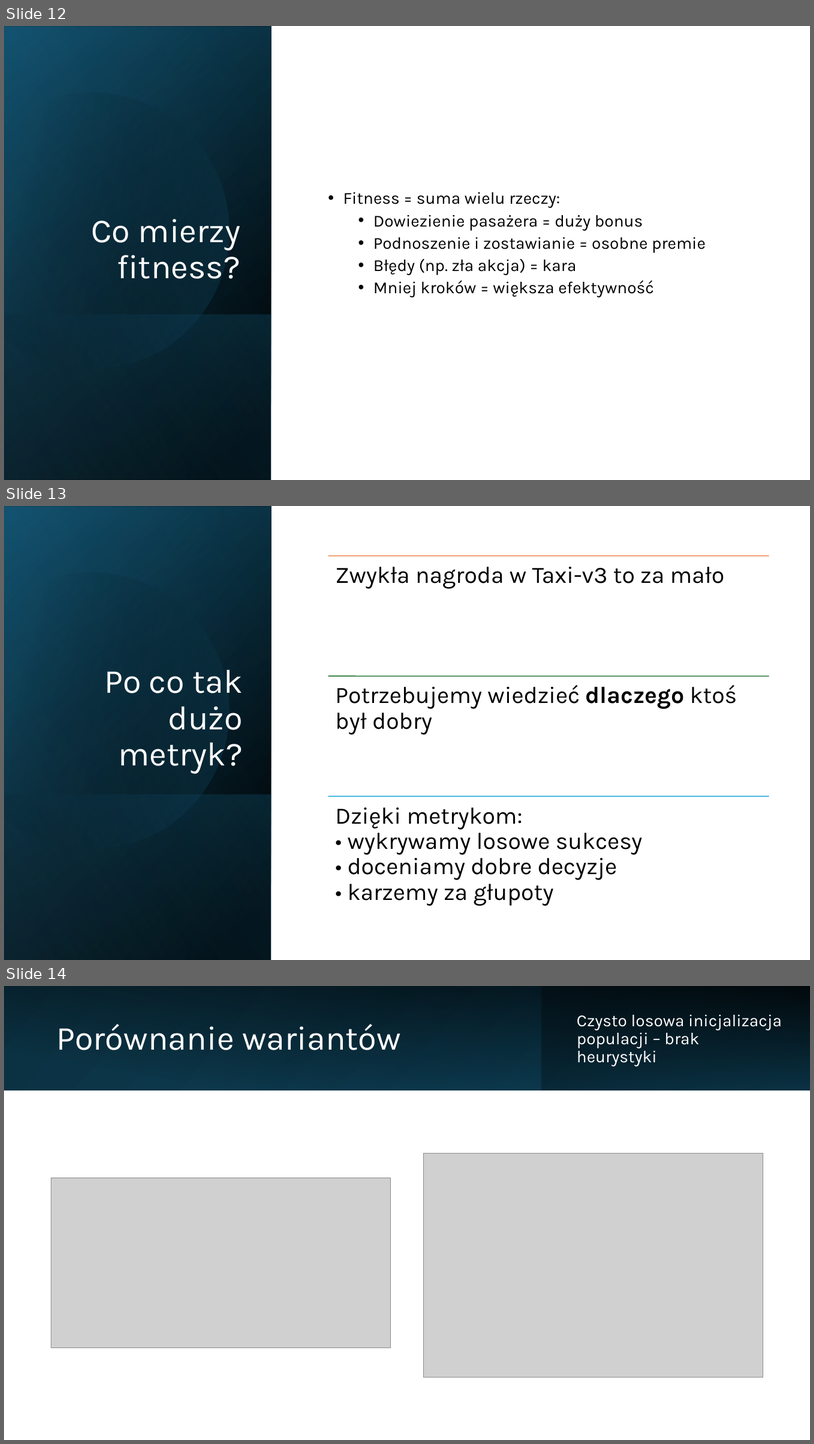
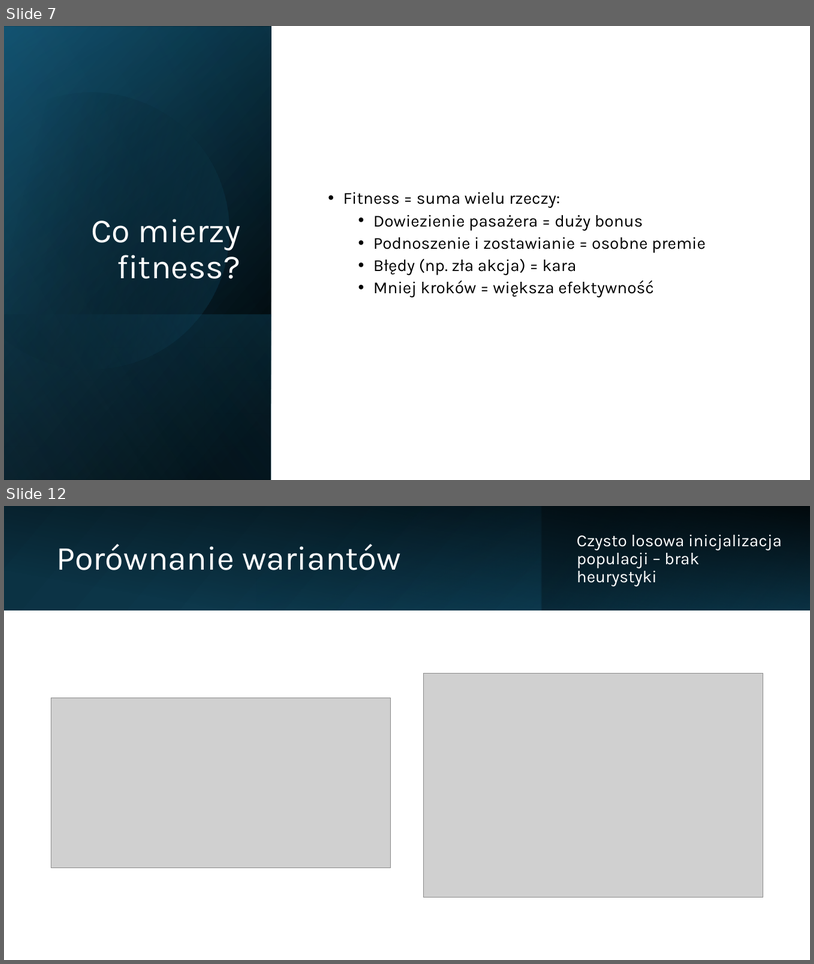
Before and after one commit to kargla3/taxi-v3-genetic-algorithm, a slide deck: Algorytm genetyczny „Taxi_v3.pptx. Shown one above the other, each under a label of ours: slides 12, 13 and 14 before the commit, slides 7 and 12 after it; the slides between them are not shown. The pictures are 814x1444 and 814x964 pixels, drawn with LibreOffice and Linux fonts; fonts in the diff are those of the drawing; grey boxes stand for pictures. Boxes give left, top, right and bottom in pixels: in the first picture for what was removed or moved away, otherwise in the second. Text is boxed around its words. In the diff, an @@ line names an element or a change of style, - is before the commit and + after.

```diff
--- a/Algorytm genetyczny „Taxi_v3.pptx
+++ b/Algorytm genetyczny „Taxi_v3.pptx
@@ slide 13 removed at box(4, 506, 810, 960), background #FFFFFF @@
@@ rectangle removed at box(4, 506, 272, 960) @@
@@ rectangle removed at box(4, 507, 272, 960) @@
@@ rectangle removed at box(4, 506, 272, 960) @@
@@ freeform shape removed at box(4, 540, 263, 877) @@
@@ title removed at box(104, 669, 243, 774) @@
-Po co tak dużo metryk?
@@ rectangle removed at box(4, 794, 272, 960) @@
@@ group removed at box(328, 556, 770, 906): 3 lines, 3 texts @@
-Zwykła nagroda w Taxi-v3 to za mało
-Potrzebujemy wiedzieć dlaczego ktoś był dobry
-Dzięki metrykom:
-• wykrywamy losowe sukcesy
-• doceniamy dobre decyzje
-• karzemy za głupoty
@@ what was slide 12 is now slide 7 @@
@@ what was slide 14 is now slide 12 @@
```
Also in this commit, not shown: 2 slides changed, 1 slide added, 2 other slides removed.
